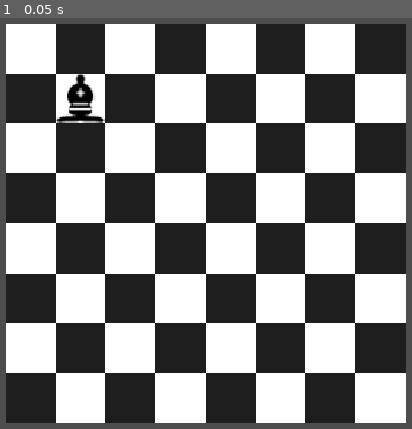
Above: before the commit, frame 1.
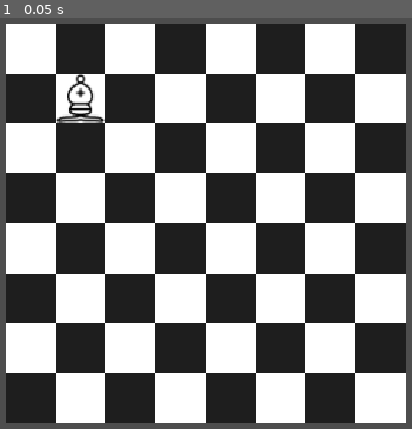
Above: after the commit, the same moment.

Repository: ConnorP12/Chess
Game: Godot game, scene res://Scenes/Chess.tscn
The game is run twice, just before and just after one commit, with the same random seed, the same clock (stepped at 60 frames per second) and the same inputs.
Inputs:
- Up to frame 1 (0.05 s): no input

The runs differ from the first frame. In frame 1, 0.4% of the frame differs, in the area x 14-25%, y 14-26%.
Error before the commit: Invalid access to property or key 'square_clicked' on a base object of type 'Nil'. (res://Scripts/bishop.gd:10)

Commit message:
connected board square clicked signal to the piece

Diff:
--- a/Scenes/bishop.tscn
+++ b/Scenes/bishop.tscn
@@ -2,9 +2,14 @@
 
 [ext_resource type="Script" uid="uid://binc07i5nubs2" path="res://Scripts/bishop.gd" id="1_boa6r"]
 [ext_resource type="Texture2D" uid="uid://ca8t2shoassp2" path="res://Assets/ChessTextures/BBishop.svg" id="2_uqrk8"]
+[ext_resource type="Texture2D" uid="uid://bal1cx2x7hk7l" path="res://Assets/ChessTextures/WBishop.svg" id="3_uqrk8"]
 
 [sub_resource type="AtlasTexture" id="AtlasTexture_66160"]
 atlas = ExtResource("2_uqrk8")
+region = Rect2(0, 0, 45, 45)
+
+[sub_resource type="AtlasTexture" id="AtlasTexture_djaqy"]
+atlas = ExtResource("3_uqrk8")
 region = Rect2(0, 0, 45, 45)
 
 [sub_resource type="SpriteFrames" id="SpriteFrames_xe4ox"]
@@ -16,6 +21,14 @@
 "loop": true,
 "name": &"black",
 "speed": 0.0
+}, {
+"frames": [{
+"duration": 1.0,
+"texture": SubResource("AtlasTexture_djaqy")
+}],
+"loop": true,
+"name": &"white",
+"speed": 0.0
 }]
 
 [node name="Bishop" type="Node2D" unique_id=901528104]
@@ -25,4 +38,4 @@
 
 [node name="AnimatedSprite2D" type="AnimatedSprite2D" parent="." unique_id=1667622967]
 sprite_frames = SubResource("SpriteFrames_xe4ox")
-animation = &"black"
+animation = &"white"
--- a/Scripts/bishop.gd
+++ b/Scripts/bishop.gd
@@ -7,7 +7,6 @@
 	selected = false
 	print(boardPosition) # Replace with function body.
 	possible_moves()
-	board.square_clicked.connect(_on_board_square_clicked)
 
 
 
@@ -17,3 +16,4 @@
 func _on_board_square_clicked(square: Vector2i) -> void:
 		if square == boardPosition:
 			selected = true
+			print("click")
--- a/Scripts/chess.gd
+++ b/Scripts/chess.gd
@@ -2,25 +2,18 @@
 
 @onready var bishop = preload("res://Scenes/bishop.tscn")
 @onready var human = preload("res://Scenes/human.tscn")
+@onready var board = %Board
 var pieces: Array
 var player = {}
 # Called when the node enters the scene tree for the first time.
 func _ready() -> void:
+	# add the two players
 	player = {"white": human.instantiate(), "black": human.instantiate()}
 	for p in player.values():
 		add_child(p)
+	# add a piece
 	player["black"].piece.append(bishop.instantiate())
 	player["black"].add_pieces()
-	player["black"].piece[0].board = %Board
-	player["black"].connect("square_clicked")
-
-
-
-
-
-
-func _on_board_square_clicked(square: Vector2i) -> void:
-	for piece in pieces:
-		if square == piece.boardPosition:
-			piece.selected = true
-			break
+	# give each piece a reference to the board
+	player["black"].piece[0].board = board
+	board.square_clicked.connect(player["black"].piece[0]._on_board_square_clicked)
--- a/Scripts/piece_class.gd
+++ b/Scripts/piece_class.gd
@@ -18,3 +18,7 @@
 		global_position = get_global_mouse_position()
 	else:
 		global_position = board.get_tile_position(boardPosition)
+
+
+func _on_board_square_clicked(_square: Vector2i) -> void:
+	pass
